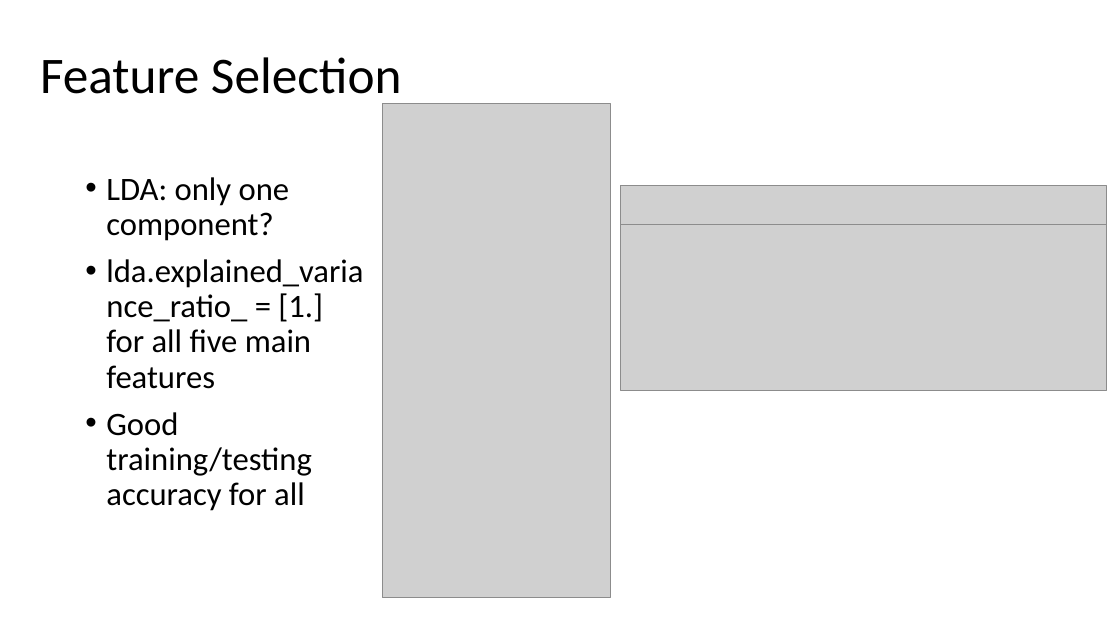
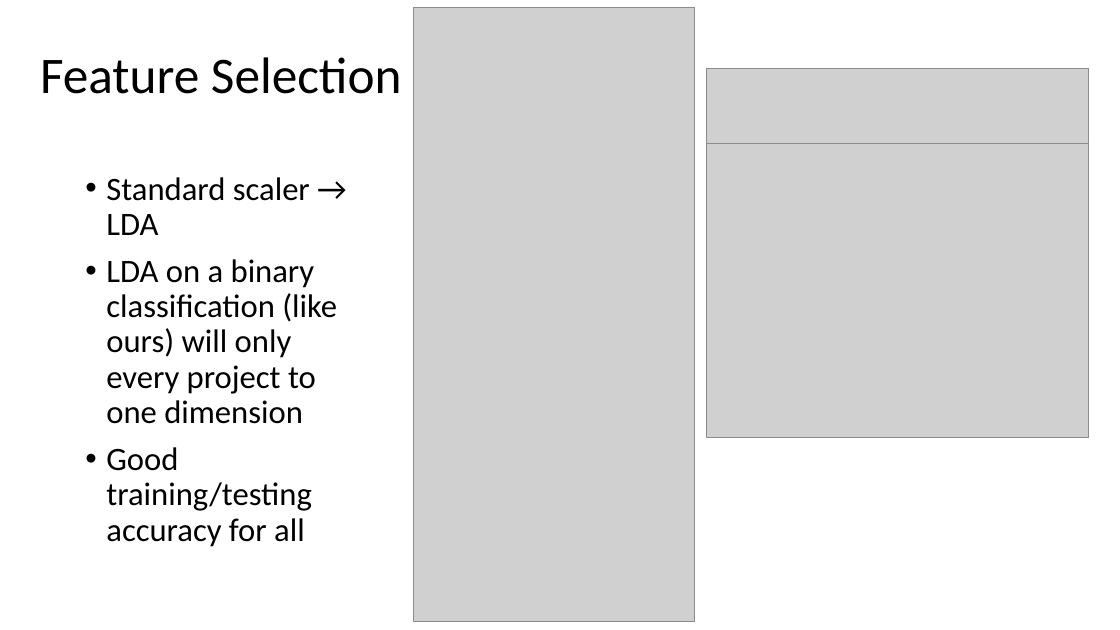
Before and after one commit to McGrathWormStuff/Image_Processing, a slide deck: slide 12 of Image Processing Presentation.pptx (slide 8 before the commit). Drawn at 1120x630 pixels with LibreOffice and Linux fonts; fonts in the diff are those of the drawing; grey boxes stand for pictures. Boxes give left, top, right and bottom in pixels: in the first picture for what was removed or moved away, otherwise in the second. Text is boxed around its words. In the diff, an @@ line names an element or a change of style, - is before the commit and + after.

```diff
--- a/Image Processing Presentation.pptx
+++ b/Image Processing Presentation.pptx
@@ picture: place and size @@
-picture at bbox=[382, 104, 610, 598]
+picture at bbox=[413, 8, 695, 622]
@@ picture added at bbox=[707, 68, 1089, 144] @@
@@ picture added at bbox=[707, 144, 1089, 438] @@
@@ text at bbox=[106, 177, 337, 424]: text changed @@
-• LDA: only one component?
-• lda.explained_variance_ratio_ = [1.] for all five main features
+• Standard scaler → LDA
+• LDA on a binary classification (like ours) will only every project to one dimension
@@ picture removed at bbox=[620, 186, 1106, 229] @@
@@ picture removed at bbox=[620, 224, 1106, 390] @@
```
Also in this commit, not shown: 4 other slides changed, 8 slides added, 3 slides removed.
